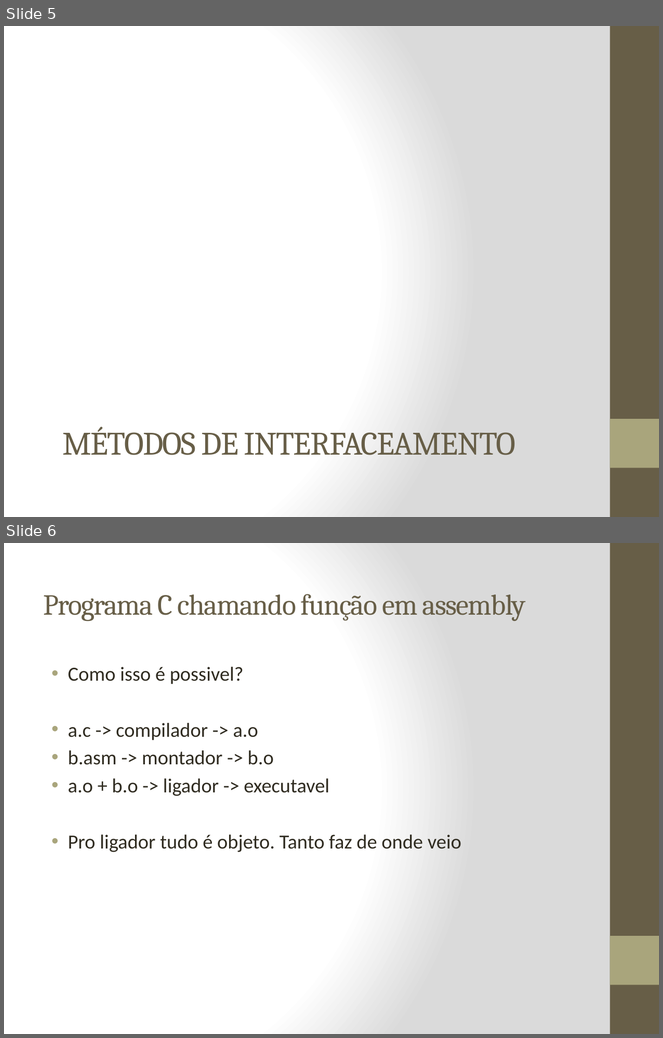
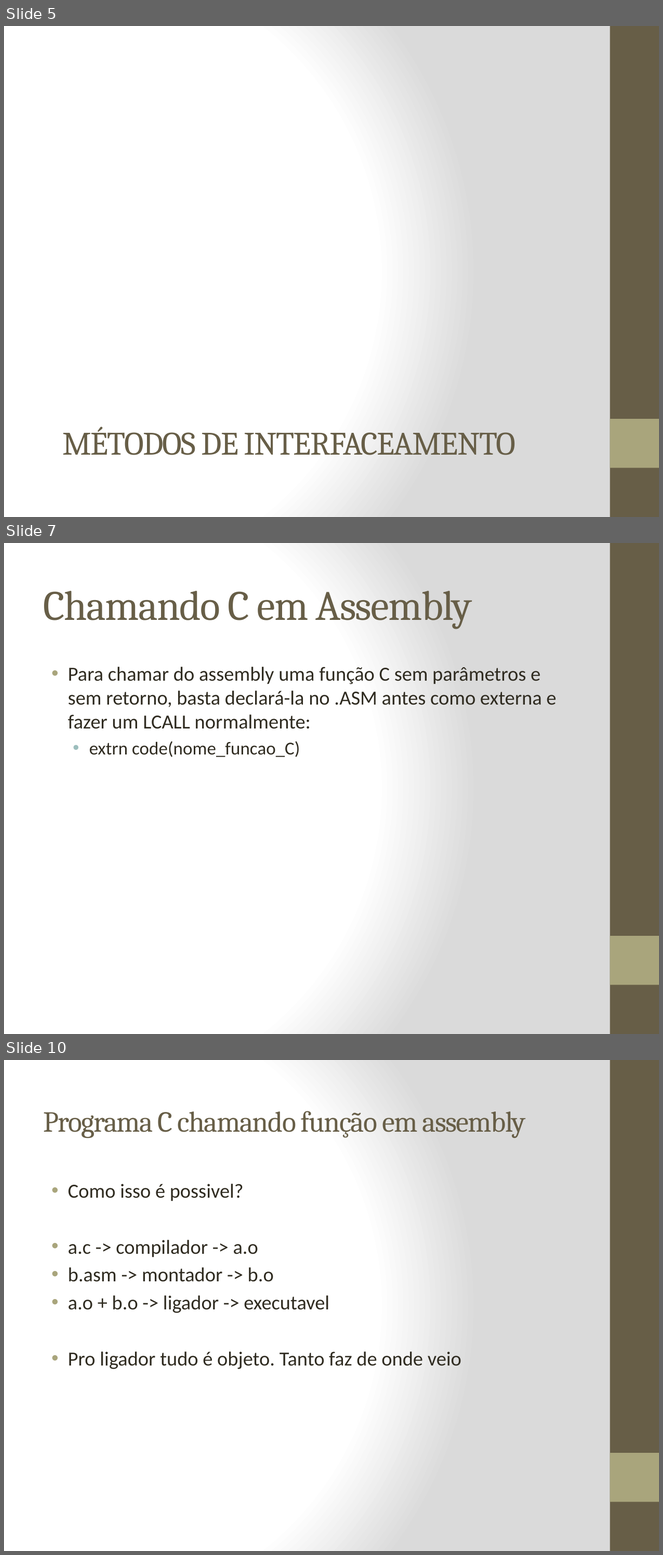
Before and after one commit to badershs/mips-assembler-unb, a slide deck: seminario/Interface entre C e Assemby 8085.pptx. Shown one above the other, each under a label of ours: slides 5 and 6 before the commit, slides 5, 7 and 10 after it; the slides between them are not shown. The pictures are 663x1038 and 663x1555 pixels, drawn with LibreOffice and Linux fonts; fonts in the diff are those of the drawing. Boxes give left, top, right and bottom in pixels: in the first picture for what was removed or moved away, otherwise in the second. Text is boxed around its words. In the diff, an @@ line names an element or a change of style, - is before the commit and + after.

```diff
--- a/seminario/Interface entre C e Assemby 8085.pptx
+++ b/seminario/Interface entre C e Assemby 8085.pptx
@@ slide 7 added at [4,543,659,1034], background gradient #FFFFFF to #DADADA; not listed: 2 template elements that a slide beside it also shows @@
@@ title added at [44,591,473,629], 46 pt, text #675E47 @@
+Chamando C em Assembly
@@ text added at [68,667,556,757], 22 pt, text #2F2B20 @@
+• Para chamar do assembly uma função C sem parâmetros e sem retorno, basta declará-la no .ASM antes como externa e fazer um LCALL normalmente:
+  • extrn code(nome_funcao_C)
@@ what was slide 6 is now slide 10 @@
```
Also in this commit, not shown: 3 other slides added.
